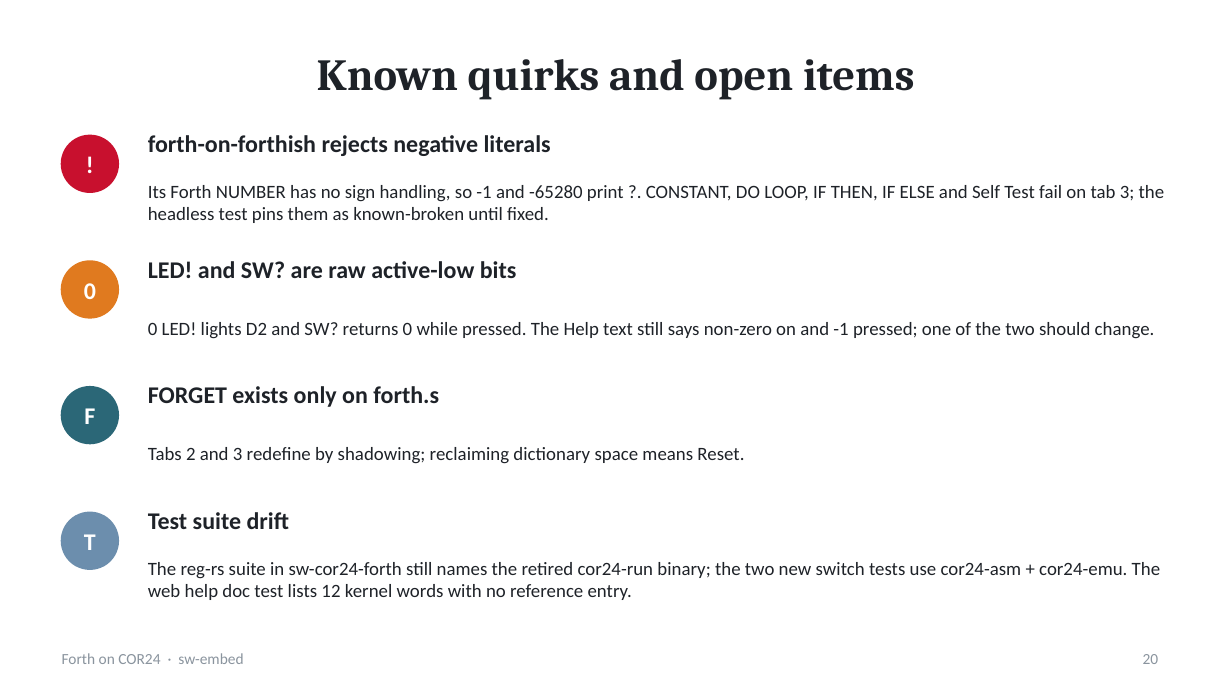
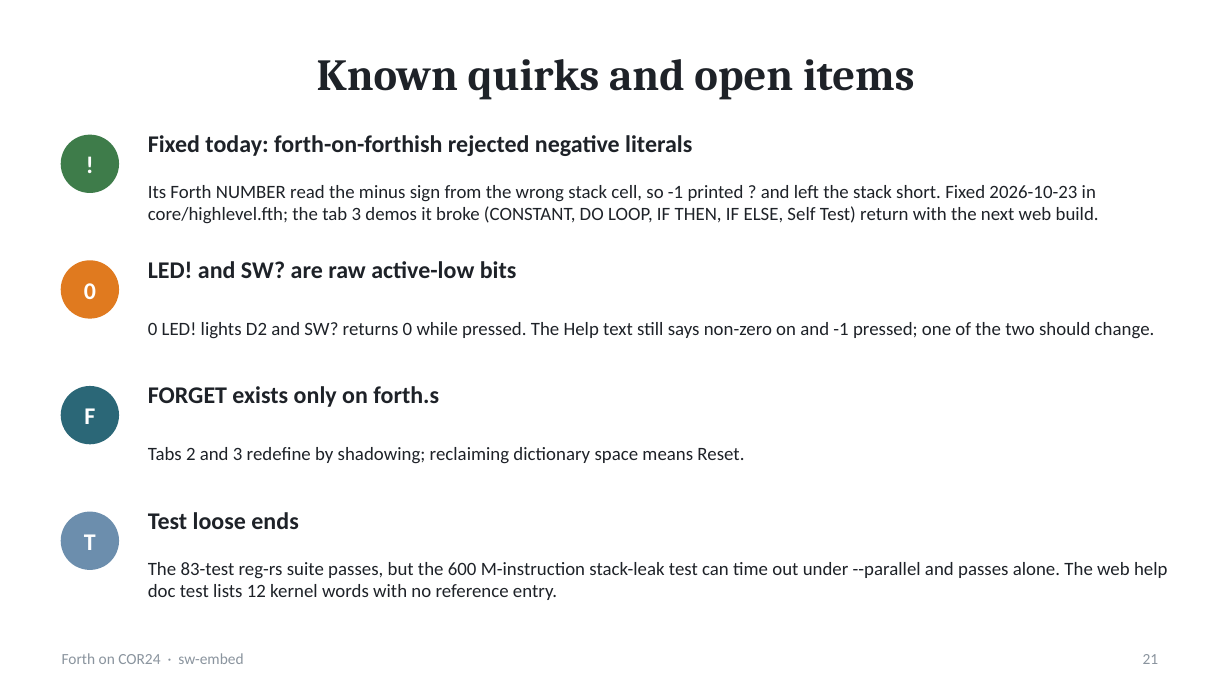
Before and after one commit to sw-embed/sw-cor24-forth, a slide deck: slide 21 of docs/presentation/forth-on-cor24.pptx (slide 20 before the commit). Drawn at 1232x693 pixels with LibreOffice and Linux fonts; fonts in the diff are those of the drawing. Boxes give left, top, right and bottom in pixels: in the first picture for what was removed or moved away, otherwise in the second. Text is boxed around its words. In the diff, an @@ line names an element or a change of style, - is before the commit and + after.

```diff
--- a/docs/presentation/forth-on-cor24.pptx
+++ b/docs/presentation/forth-on-cor24.pptx
@@ ellipse at (x1=62, y1=136, x2=118, y2=192): fill #C8102E to #3E7C4A; outline #C8102E 1 pt to #3E7C4A 1 pt @@
@@ text at (x1=148, y1=135, x2=692, y2=156): text changed @@
-forth-on-forthish rejects negative literals
+Fixed today: forth-on-forthish rejected negative literals
@@ text at (x1=148, y1=185, x2=1099, y2=223): text changed @@
-Its Forth NUMBER has no sign handling, so -1 and -65280 print ?. CONSTANT, DO LOOP, IF THEN, IF ELSE and Self Test fail on tab 3; the headless test pins them as known-broken until fixed.
+Its Forth NUMBER read the minus sign from the wrong stack cell, so -1 printed ? and left the stack short. Fixed 2026-10-23 in core/highlevel.fth; the tab 3 demos it broke (CONSTANT, DO LOOP, IF THEN, IF ELSE, Self Test) return with the next web build.
@@ text at (x1=148, y1=512, x2=298, y2=529): text changed @@
-Test suite drift
+Test loose ends
@@ text at (x1=148, y1=562, x2=1167, y2=600): text changed @@
-The reg-rs suite in sw-cor24-forth still names the retired cor24-run binary; the two new switch tests use cor24-asm + cor24-emu. The web help doc test lists 12 kernel words with no reference entry.
+The 83-test reg-rs suite passes, but the 600 M-instruction stack-leak test can time out under --parallel and passes alone. The web help doc test lists 12 kernel words with no reference entry.
@@ page number at (x1=1143, y1=654, x2=1159, y2=664): text changed @@
-20
+21
```
Also in this commit, not shown: 2 other slides changed, 1 slide added, 13 other files.
